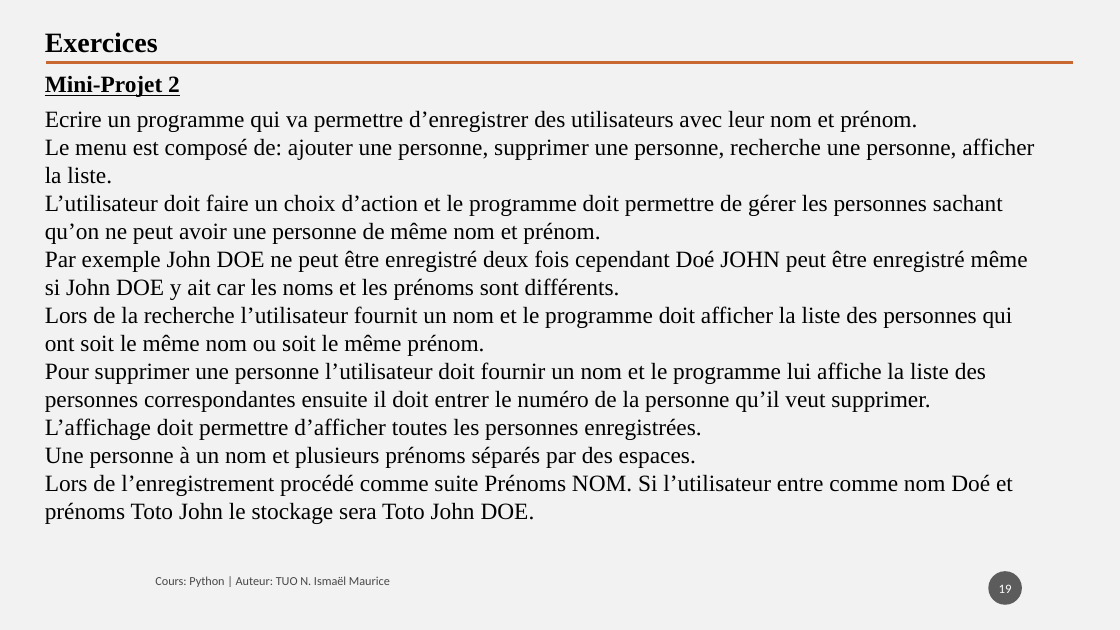
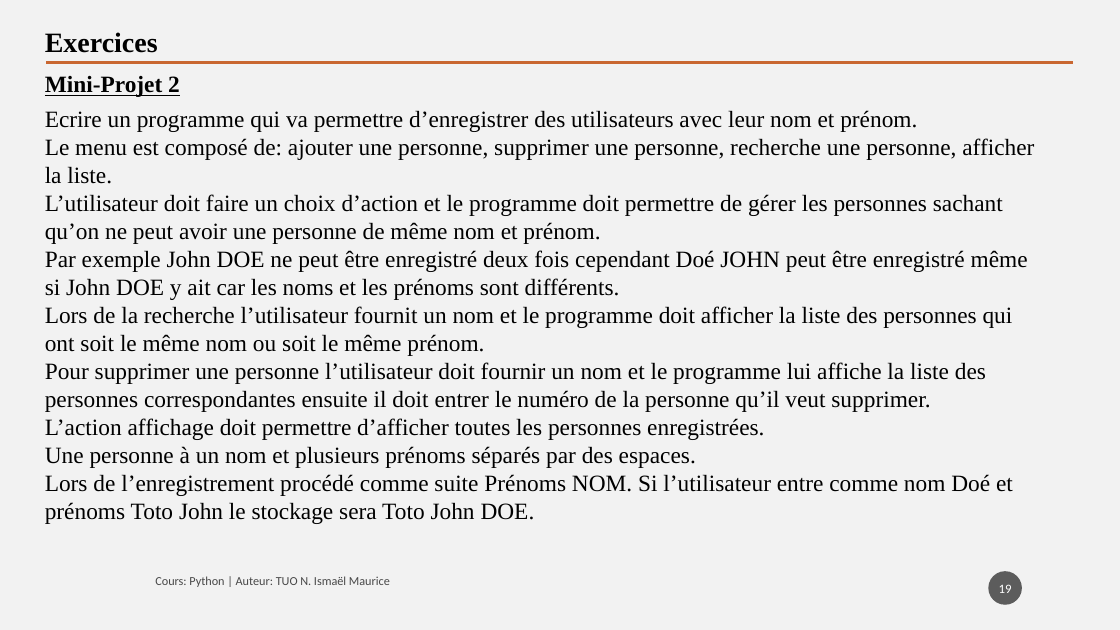
Before and after one commit to tisma95/cours-python, a slide deck: slide 19 of source/Chapitre 9 - Les listes.pptx. Drawn at 1120x630 pixels with LibreOffice and Linux fonts; fonts in the diff are those of the drawing. Boxes give left, top, right and bottom in pixels: in the first picture for what was removed or moved away, otherwise in the second. Text is boxed around its words. In the diff, an @@ line names an element or a change of style, - is before the commit and + after.

```diff
--- a/source/Chapitre 9 - Les listes.pptx
+++ b/source/Chapitre 9 - Les listes.pptx
@@ text at <box>45,418,764,440</box>: text changed @@
-L’affichage doit permettre d’afficher toutes les personnes enregistrées.
+L’action affichage doit permettre d’afficher toutes les personnes enregistrées.
```
Also in this commit, not shown: 4 other slides changed, 1 other file.
